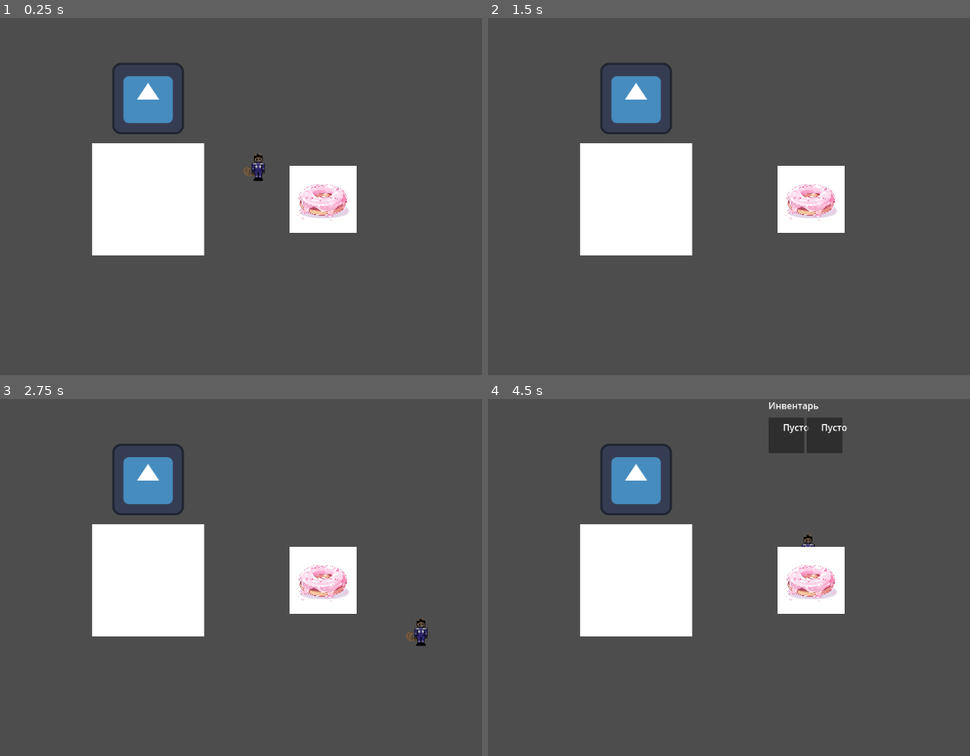
Above: before the commit, frames 1-4 (two rows, left to right).
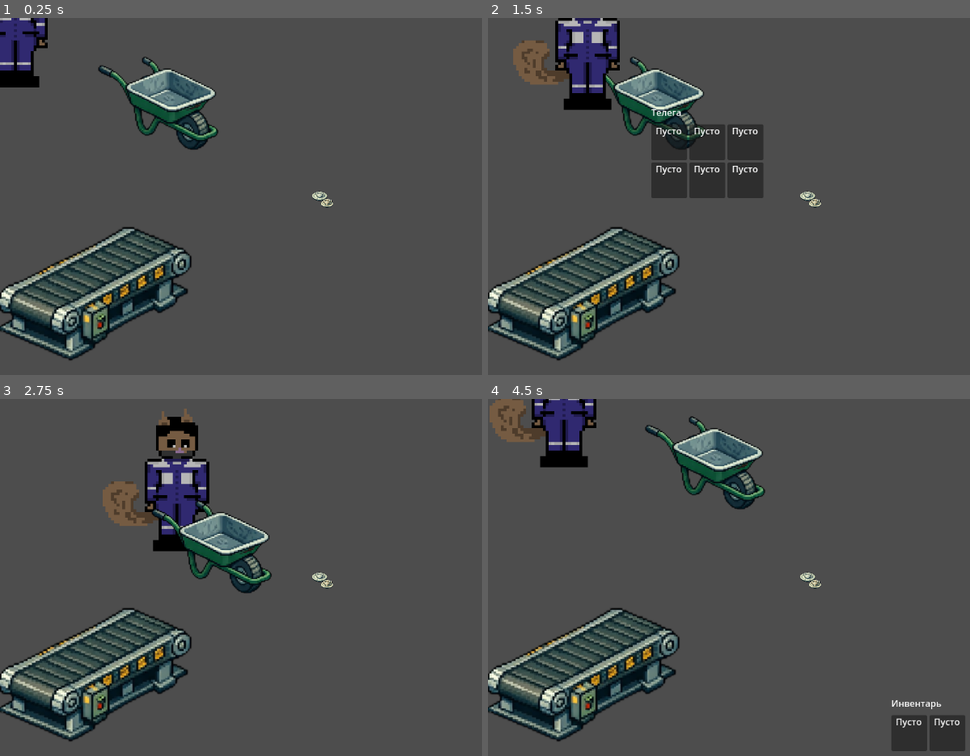
Above: after the commit, the same moments.

Repository: MihanWolf/FactorAI
Game: Godot game, scene res://Scenes/Scene.tscn
The game is run twice, just before and just after one commit, with the same random seed, the same clock (stepped at 60 frames per second) and the same inputs. The engine's default icon, where the game draws it, is replaced by a stand-in: a white triangle on a blue panel in a dark square.
Inputs:
- Up to frame 1 (0.25 s): no input
- Up to frame 2 (1.5 s): tap Enter at 0.5 s; hold Right (ui_right) 0.53-1.28 s; hold F (carry) 0.53-1.28 s; hold Down (ui_down) from 1.28 s (still down); tap E (interact) at 1.35 s
- Up to frame 3 (2.75 s): release Down (ui_down) at 2.03 s; hold Right (ui_right) from 2.03 s (still down); hold F (carry) from 2.03 s (still down)
- Up to frame 4 (4.5 s): release Right (ui_right) at 2.78 s; release F (carry) at 2.78 s; hold Up (ui_up) 2.78-3.53 s; tap E (interact) at 2.85, 4.35 s; hold F (carry) 3.53-4.28 s; hold Left (ui_left) from 3.53 s (still down); tap Tab (inventory) at 4.15 s

The runs differ from the first frame. In frame 1, 22% of the frame differs, in the area x 0-74%, y 0-96%; in frame 2, 26%; in frame 3, 23%; in frame 4, 27%, in the area x 0-99%, y 0-99%.

Commit message:
WorkingCart

Diff:
--- a/Resources/Items/Radio.tres
+++ b/Resources/Items/Radio.tres
@@ -3,7 +3,7 @@
 [ext_resource type="Script" uid="uid://bnovyu5ek3r0t" path="res://Resources/disassemble_entry.gd" id="1_jbcka"]
 [ext_resource type="Script" uid="uid://d2csex3mtid58" path="res://Scripts/Item/item_data.gd" id="1_qrr4c"]
 [ext_resource type="Resource" uid="uid://nesiyd4fx7b2" path="res://Resources/materials/metal_resource.tres" id="2_mphyb"]
-[ext_resource type="Texture2D" uid="uid://bw8sfewxdke14" path="res://Sprites/2ad7857d18600a07ca4114339678df7b.jpg" id="2_xesha"]
+[ext_resource type="Texture2D" uid="uid://be8u6o01ryjdf" path="res://Sprites/Radio-Photoroom.png" id="4_inct0"]
 
 [sub_resource type="Resource" id="Resource_eu63j"]
 script = ExtResource("1_jbcka")
@@ -16,6 +16,6 @@
 disc = "Советское ебаное"
 group = "Электронника"
 count = 1
-sprite = ExtResource("2_xesha")
+sprite = ExtResource("4_inct0")
 disassemble_materials = Array[ExtResource("1_jbcka")]([SubResource("Resource_eu63j")])
 metadata/_custom_type_script = "uid://d2csex3mtid58"
--- a/Resources/Items/Tarelka.tres
+++ b/Resources/Items/Tarelka.tres
@@ -2,8 +2,8 @@
 
 [ext_resource type="Script" uid="uid://d2csex3mtid58" path="res://Scripts/Item/item_data.gd" id="1_vajc2"]
 [ext_resource type="Script" uid="uid://bnovyu5ek3r0t" path="res://Resources/disassemble_entry.gd" id="1_yjuf6"]
-[ext_resource type="Texture2D" uid="uid://cjkvuixr6ek7i" path="res://Sprites/858ec399e0ced43160bdb169cbf774a8.jpg" id="2_0lykf"]
 [ext_resource type="Resource" uid="uid://nesiyd4fx7b2" path="res://Resources/materials/metal_resource.tres" id="2_7adhn"]
+[ext_resource type="Texture2D" uid="uid://cysn5i5j2k4c4" path="res://Sprites/Posuda-Photoroom.png" id="4_qb7tj"]
 
 [sub_resource type="Resource" id="Resource_nffyl"]
 script = ExtResource("1_yjuf6")
@@ -16,6 +16,6 @@
 disc = "Посуда хуюда"
 group = "Бытовуха"
 count = 1
-sprite = ExtResource("2_0lykf")
+sprite = ExtResource("4_qb7tj")
 disassemble_materials = Array[ExtResource("1_yjuf6")]([SubResource("Resource_nffyl")])
 metadata/_custom_type_script = "uid://d2csex3mtid58"
--- a/Resources/Items/basdh2sd.tres
+++ b/Resources/Items/basdh2sd.tres
@@ -2,8 +2,8 @@
 
 [ext_resource type="Script" uid="uid://bnovyu5ek3r0t" path="res://Resources/disassemble_entry.gd" id="1_3wetj"]
 [ext_resource type="Script" uid="uid://d2csex3mtid58" path="res://Scripts/Item/item_data.gd" id="1_auw53"]
-[ext_resource type="Texture2D" uid="uid://dvwpqhelccome" path="res://Sprites/d51b0bbf9390c631c383b6172ceb9b4a.jpg" id="2_6b6le"]
 [ext_resource type="Resource" uid="uid://nesiyd4fx7b2" path="res://Resources/materials/metal_resource.tres" id="2_x5yfj"]
+[ext_resource type="Texture2D" uid="uid://cdu2gtgiunqj8" path="res://Sprites/TV-Photoroom.png" id="4_b752e"]
 
 [sub_resource type="Resource" id="Resource_pprsu"]
 script = ExtResource("1_3wetj")
@@ -18,6 +18,6 @@
 disc = "2e2 ывыв"
 group = "musordev"
 count = 55
-sprite = ExtResource("2_6b6le")
+sprite = ExtResource("4_b752e")
 disassemble_materials = Array[ExtResource("1_3wetj")]([SubResource("Resource_pprsu")])
 metadata/_custom_type_script = "uid://d2csex3mtid58"
--- a/Resources/materials/metal_resource.tres
+++ b/Resources/materials/metal_resource.tres
@@ -1,10 +1,10 @@
 [gd_resource type="Resource" script_class="MaterialData" load_steps=3 format=3 uid="uid://nesiyd4fx7b2"]
 
 [ext_resource type="Script" uid="uid://dgt63t8f35erk" path="res://Resources/material_data.gd" id="1_n02do"]
-[ext_resource type="Texture2D" uid="uid://bk2lsw28t475k" path="res://Sprites/MetalShelf.png" id="2_x0wot"]
+[ext_resource type="Texture2D" uid="uid://b1cv8yv7kh4uo" path="res://Sprites/Details-Photoroom.png" id="2_n02do"]
 
 [resource]
 script = ExtResource("1_n02do")
 material_name = "Металл"
-sprite = ExtResource("2_x0wot")
+sprite = ExtResource("2_n02do")
 metadata/_custom_type_script = "uid://dgt63t8f35erk"
--- a/Scenes/Player/Player.tscn
+++ b/Scenes/Player/Player.tscn
@@ -4,12 +4,20 @@
 [ext_resource type="Texture2D" uid="uid://bh7j3wn81nuve" path="res://Sprites/Player.png" id="2_ft8w5"]
 
 [sub_resource type="CircleShape2D" id="CircleShape2D_h54ih"]
+radius = 108.94
 
 [node name="CharacterBody2D" type="CharacterBody2D"]
+texture_filter = 3
 script = ExtResource("1_s0eop")
 
 [node name="CollisionShape2D" type="CollisionShape2D" parent="."]
+position = Vector2(19, 33)
 shape = SubResource("CircleShape2D_h54ih")
 
 [node name="Sprite2D" type="Sprite2D" parent="."]
+position = Vector2(-10, -3)
+scale = Vector2(5, 5)
 texture = ExtResource("2_ft8w5")
+
+[node name="CartHoldPoint" type="Marker2D" parent="."]
+position = Vector2(52, 84)
--- a/Scenes/Scene.tscn
+++ b/Scenes/Scene.tscn
@@ -1,24 +1,32 @@
-[gd_scene load_steps=6 format=3 uid="uid://dp5r0u1hxteql"]
+[gd_scene load_steps=7 format=3 uid="uid://dp5r0u1hxteql"]
 
 [ext_resource type="Script" uid="uid://dgilyn3ap76sb" path="res://Scripts/scene.gd" id="1_jp0d8"]
 [ext_resource type="PackedScene" uid="uid://b6mlfxqldfq6r" path="res://Scenes/Player/Player.tscn" id="2_o8g73"]
 [ext_resource type="PackedScene" uid="uid://88gkl2kqqwpq" path="res://Scenes/UI/inventory_ui.tscn" id="3_1o454"]
 [ext_resource type="PackedScene" uid="uid://c87px2k23tvcl" path="res://Scenes/cart.tscn" id="3_qswnl"]
 [ext_resource type="PackedScene" uid="uid://nr8g1kv7i163" path="res://Scenes/interaction_zone.tscn" id="4_v3fvj"]
+[ext_resource type="Texture2D" uid="uid://b78vhc48r3w2b" path="res://Sprites/conveer-Photoroom.png" id="5_qswnl"]
 
 [node name="Node2D" type="Node2D"]
 script = ExtResource("1_jp0d8")
 
-[node name="CharacterBody2D" parent="." instance=ExtResource("2_o8g73")]
-position = Vector2(453, 266)
-
 [node name="Cart" parent="." instance=ExtResource("3_qswnl")]
-position = Vector2(264, 144)
-
-[node name="inventory_ui" parent="." instance=ExtResource("3_1o454")]
-offset = Vector2(500, 0)
-transform = Transform2D(1, 0, 0, 1, 500, 0)
+position = Vector2(291, 157)
 
 [node name="Interaction_zone" parent="." instance=ExtResource("4_v3fvj")]
-position = Vector2(264, 324)
-scale = Vector2(10, 10)
+position = Vector2(172, 485)
+scale = Vector2(15, 15)
+
+[node name="Sprite2D" type="Sprite2D" parent="Interaction_zone"]
+scale = Vector2(0.05, 0.05)
+texture = ExtResource("5_qswnl")
+
+[node name="CanvasLayer" type="CanvasLayer" parent="."]
+
+[node name="inventory_ui" parent="CanvasLayer" instance=ExtResource("3_1o454")]
+offset_left = 719.0
+offset_top = 532.0
+offset_right = 719.0
+offset_bottom = 532.0
+
+[node name="CharacterBody2D" parent="." instance=ExtResource("2_o8g73")]
--- a/Scenes/UI/inventory_ui.tscn
+++ b/Scenes/UI/inventory_ui.tscn
@@ -1,12 +1,14 @@
-[gd_scene load_steps=3 format=3 uid="uid://88gkl2kqqwpq"]
+[gd_scene load_steps=2 format=3 uid="uid://88gkl2kqqwpq"]
 
 [ext_resource type="Script" uid="uid://dcy1em32sxfq7" path="res://Scripts/inventory_ui.gd" id="1_hcmni"]
-[ext_resource type="PackedScene" uid="uid://caqp5dql2uagd" path="res://Scenes/UI/slot_ui.tscn" id="2_o62ck"]
 
-[node name="inventory_ui" type="CanvasLayer"]
+[node name="inventory_ui" type="Control"]
+layout_mode = 3
+anchors_preset = 0
 script = ExtResource("1_hcmni")
 
 [node name="VBoxContainer" type="VBoxContainer" parent="."]
+layout_mode = 0
 offset_right = 75.0
 offset_bottom = 27.0
 theme_override_constants/separation = 10
@@ -15,12 +17,6 @@
 layout_mode = 2
 text = "Inventory"
 
-[node name="HBoxContainer" type="HBoxContainer" parent="VBoxContainer"]
+[node name="HBoxContainer" type="GridContainer" parent="VBoxContainer"]
 layout_mode = 2
-alignment = 1
-
-[node name="slot_ui" parent="VBoxContainer/HBoxContainer" instance=ExtResource("2_o62ck")]
-layout_mode = 2
-
-[node name="slot_ui2" parent="VBoxContainer/HBoxContainer" instance=ExtResource("2_o62ck")]
-layout_mode = 2
+columns = 3
--- a/Scenes/UI/slot_ui.tscn
+++ b/Scenes/UI/slot_ui.tscn
@@ -4,20 +4,32 @@
 
 [node name="slot_ui" type="Panel"]
 custom_minimum_size = Vector2(64, 64)
-offset_right = 100.0
+anchors_preset = 5
+anchor_left = 0.5
+anchor_right = 0.5
+offset_left = -50.0
+offset_right = 50.0
 offset_bottom = 100.0
+grow_horizontal = 2
 script = ExtResource("1_nma4u")
 
 [node name="TextureRect" type="TextureRect" parent="."]
 custom_minimum_size = Vector2(64, 64)
-layout_mode = 0
-offset_right = 100.0
-offset_bottom = 100.0
-expand_mode = 2
+layout_mode = 1
+anchors_preset = 15
+anchor_right = 1.0
+anchor_bottom = 1.0
+grow_horizontal = 2
+grow_vertical = 2
+expand_mode = 1
+stretch_mode = 5
 
 [node name="Label" type="Label" parent="."]
-layout_mode = 0
-offset_right = 100.0
-offset_bottom = 35.9375
+layout_mode = 1
+anchors_preset = 10
+anchor_right = 1.0
+offset_bottom = 23.0
+grow_horizontal = 2
 horizontal_alignment = 1
 vertical_alignment = 1
+clip_text = true
--- a/Scenes/cart.gd
+++ b/Scenes/cart.gd
@@ -44,15 +44,13 @@
 
 func pickup():
 	is_carried = true
-	static_body.set_deferred("disabled", true)  # выключаем коллизию
+	collision_shape.set_deferred("disabled", true)
 	picked_up.emit(self)
 
 func drop(world_position: Vector2):
 	is_carried = false
-	# Reparent обратно в мир
 	var world = get_tree().current_scene
-	var global = global_position
 	reparent(world)
 	global_position = world_position
-	static_body.set_deferred("disabled", false)
+	collision_shape.set_deferred("disabled", false)
 	dropped.emit(self)
--- a/Scenes/cart.tscn
+++ b/Scenes/cart.tscn
@@ -2,7 +2,7 @@
 
 [ext_resource type="PackedScene" uid="uid://nr8g1kv7i163" path="res://Scenes/interaction_zone.tscn" id="1_ci2cr"]
 [ext_resource type="Script" uid="uid://dqp47pg8fqto0" path="res://Scenes/cart.gd" id="1_meqka"]
-[ext_resource type="Texture2D" uid="uid://chrvgmaqf3hvy" path="res://Sprites/icon.svg" id="2_meqka"]
+[ext_resource type="Texture2D" uid="uid://c8pa6onhtnfbi" path="res://Sprites/Cart-Photoroom.png" id="3_meqka"]
 [ext_resource type="PackedScene" uid="uid://88gkl2kqqwpq" path="res://Scenes/UI/inventory_ui.tscn" id="3_wum0c"]
 
 [sub_resource type="CircleShape2D" id="CircleShape2D_sikvw"]
@@ -19,7 +19,12 @@
 scale = Vector2(5, 5)
 
 [node name="Sprite2D" type="Sprite2D" parent="."]
-texture = ExtResource("2_meqka")
+scale = Vector2(0.5, 0.5)
+texture = ExtResource("3_meqka")
+flip_h = true
 
 [node name="inventory_ui" parent="." instance=ExtResource("3_wum0c")]
-visible = false
+
+[node name="GrabPoint" type="Marker2D" parent="."]
+position = Vector2(-46, -37)
+gizmo_extents = 0.0
--- a/Scenes/interaction_zone.tscn
+++ b/Scenes/interaction_zone.tscn
@@ -1,20 +1,11 @@
-[gd_scene load_steps=4 format=3 uid="uid://nr8g1kv7i163"]
+[gd_scene load_steps=3 format=3 uid="uid://nr8g1kv7i163"]
 
 [ext_resource type="Script" uid="uid://b4xpxmii54r71" path="res://Scripts/interaction_zone.gd" id="1_lh65e"]
 
 [sub_resource type="RectangleShape2D" id="RectangleShape2D_fpyed"]
-
-[sub_resource type="CanvasTexture" id="CanvasTexture_lh65e"]
 
 [node name="Interaction_zone" type="Area2D"]
 script = ExtResource("1_lh65e")
 
 [node name="CollisionShape2D" type="CollisionShape2D" parent="."]
 shape = SubResource("RectangleShape2D_fpyed")
-
-[node name="TextureRect" type="TextureRect" parent="."]
-offset_left = -10.0
-offset_top = -10.0
-offset_right = 10.0
-offset_bottom = 10.0
-texture = SubResource("CanvasTexture_lh65e")
--- a/Scripts/inventory_ui.gd
+++ b/Scripts/inventory_ui.gd
@@ -1,5 +1,4 @@
-# inventory_ui.gd
-extends CanvasLayer
+extends Control
 
 @onready var title_label = $VBoxContainer/Label
 @onready var slots_container = $VBoxContainer/HBoxContainer
--- a/Scripts/player.gd
+++ b/Scripts/player.gd
@@ -2,6 +2,7 @@
 extends CharacterBody2D
 
 signal interact_pressed
+
 
 @export var speed: float = 200.0
 @onready var cart_hold_point = $CartHoldPoint
@@ -47,9 +48,11 @@
 
 func _pickup_cart(cart: Cart):
 	carried_cart = cart
+	cart.get_node("inventory_ui").hide()  # прячем перед reparent
 	cart.pickup()
-	cart.reparent(self)
-	cart.position = Vector2(40, 0)  # смещение от игрока
+	cart.reparent(self, false)
+	var offset = cart.get_node("GrabPoint").position
+	cart.position = cart_hold_point.position - offset
 
 func _drop_cart():
 	var drop_pos = carried_cart.global_position
--- a/Scripts/scene.gd
+++ b/Scripts/scene.gd
@@ -6,7 +6,7 @@
 var current_item: Node2D = null
 var current_ui: CanvasLayer = null
 
-@onready var inventory_ui = $inventory_ui
+@onready var inventory_ui = $CanvasLayer/inventory_ui
 @onready var item_zone: InteractionZone = $Interaction_zone
 
 func _unhandled_input(event: InputEvent) -> void:
@@ -94,7 +94,8 @@
 	current_item.item_removed.connect(spawn_item)
 
 func _on_recycle_pressed():
-	# Ищем телегу в сцене и кладём туда
-	var cart = get_tree().get_first_node_in_group("cart")
+	var cart = _get_cart_in_zone()
 	if cart:
 		current_item.send_to_storage(cart.storage)
+	else:
+		print("Телега не в зоне")
Binary file added: Sprites/9f983732-5ebd-490c-b6cf-ec2a70946137.png
Not shown, added: Sprites/9f983732-5ebd-490c-b6cf-ec2a70946137.png.import
Binary file added: Sprites/Cart-Photoroom.png
Not shown, added: Sprites/Cart-Photoroom.png.import
Binary file added: Sprites/Cart.png
Not shown, added: Sprites/Cart.png.import
Binary file added: Sprites/Details-Photoroom.png
Not shown, added: Sprites/Details-Photoroom.png.import
Binary file added: Sprites/Details.png
Not shown, added: Sprites/Details.png.import
Binary file added: Sprites/Posuda-Photoroom.png
Not shown, added: Sprites/Posuda-Photoroom.png.import
(and 14 more such lines)
